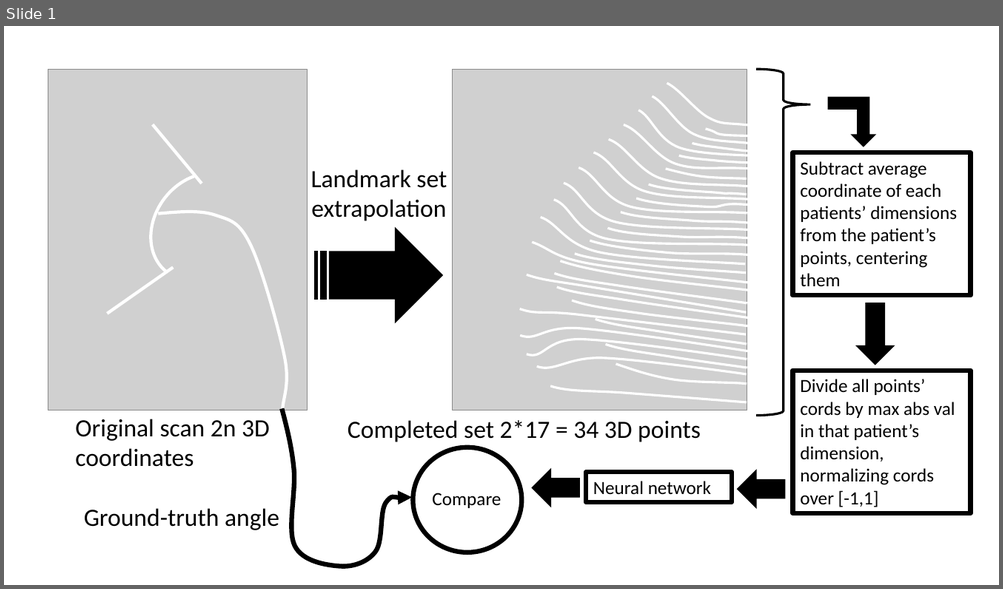
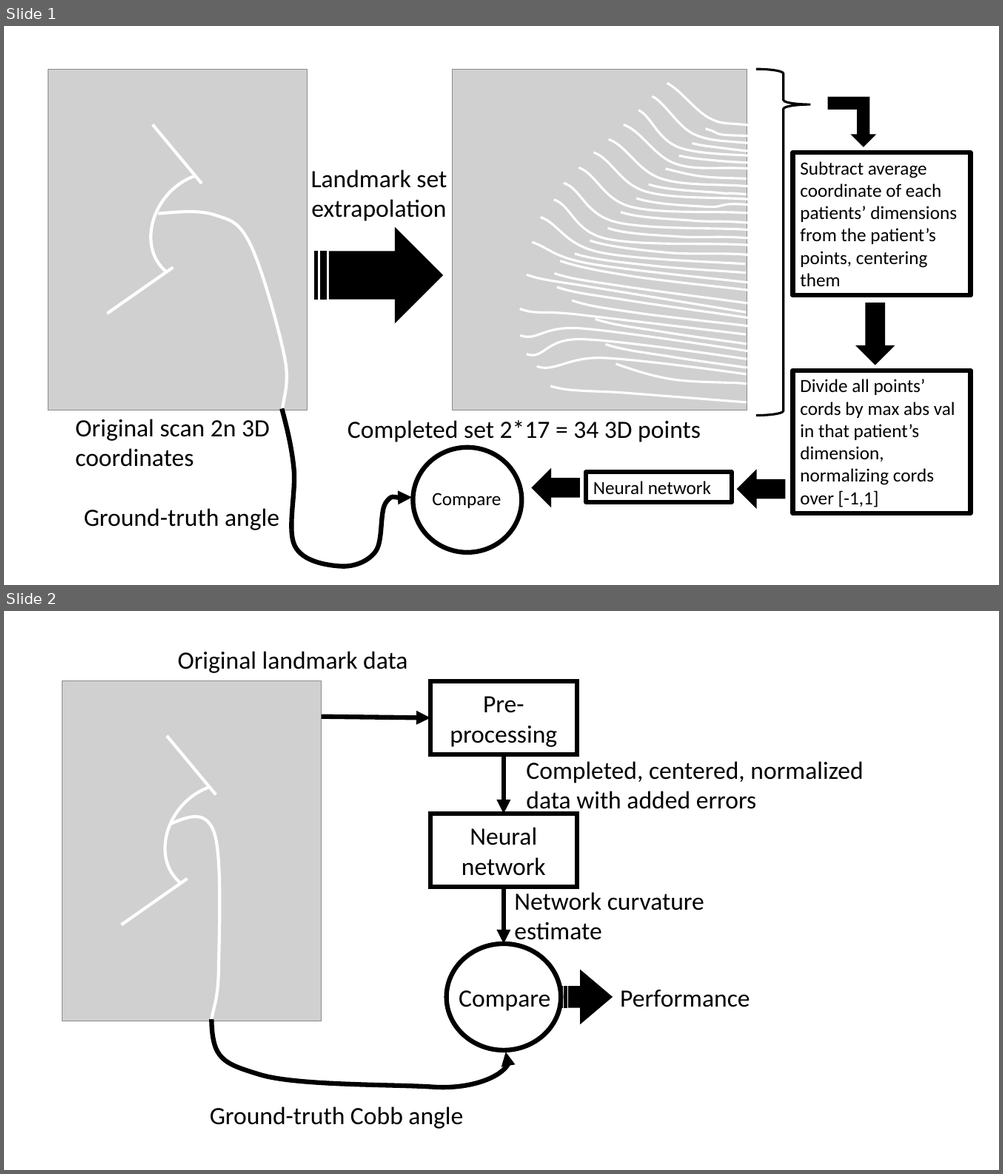
Before and after one commit to BenChurch/Fall2016, a slide deck: CISC874/Project/PartC/DataPipeline.pptx. Shown one above the other, each under a label of ours: slide 1 before the commit, slides 1 and 2 after it. The pictures are 1003x589 and 1003x1174 pixels, drawn with LibreOffice and Linux fonts; fonts in the diff are those of the drawing; grey boxes stand for pictures. Boxes give left, top, right and bottom in pixels: in the first picture for what was removed or moved away, otherwise in the second. Text is boxed around its words. In the diff, an @@ line names an element or a change of style, - is before the commit and + after.

```diff
--- a/CISC874/Project/PartC/DataPipeline.pptx
+++ b/CISC874/Project/PartC/DataPipeline.pptx
@@ slide 2 added at [4,611,999,1170], background #FFFFFF @@
@@ group added at [62,651,862,1129]: 6 texts, 3 arrows, 2 lines, 2 rectangles, 2 freeform shapes, 1 picture, 1 arc (boxed as its full ellipse), 1 ellipse, 1 striped right arrow @@
+Pre-processing
+Neural network
+Original landmark data
+Ground-truth Cobb angle
+Compare
+Completed, centered, normalized data with added errors
+Network curvature estimate
+Performance
```
Also in this commit, not shown: 4 other slides added, 33 other files.
